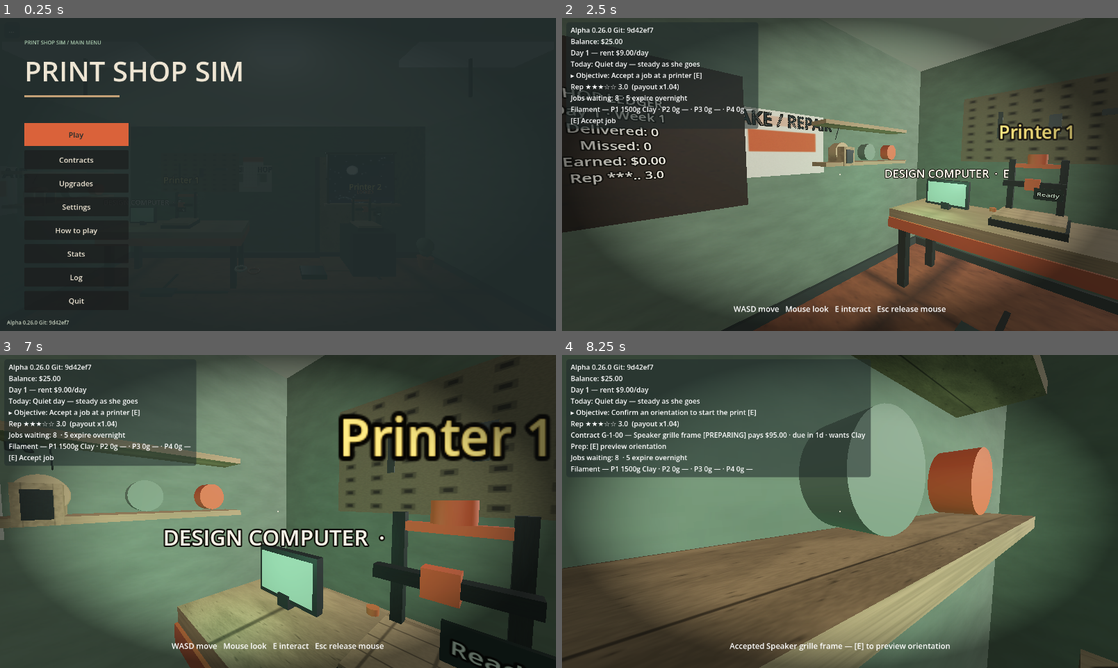
Above: before the commit, frames 1-4 (two rows, left to right).
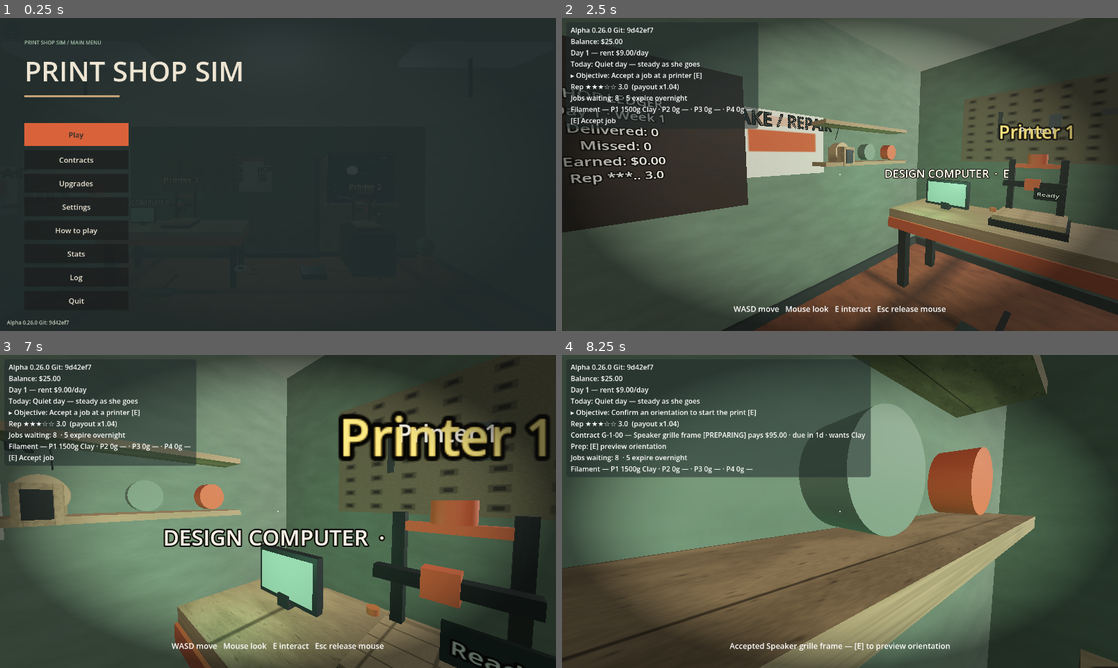
Above: after the commit, the same moments.

Repository: jiracipika/printshop-sim
Game: Godot game, scene res://scenes/Main.tscn
Two runs of this game, one before a commit and one after it. Both use one fixed random seed, a clock stepped at 60 frames per second and the inputs below.
Inputs (mouse positions are in pixels of both pictures, inside the frame that each line leads up to):
- Up to frame 1 (0.25 s): no input
- Up to frame 2 (2.5 s): click "Play" at 0.5 s; tap Enter at 1.25 s; move the mouse to (962, 158) at 1.27 s; hold D (move_right) 1.28-2.03 s; tap E (interact) at 1.35 s; click (962, 158) at 1.42 s; tap Space at 2 s; move the mouse to (812, 174) at 2.02 s; hold W (move_forward) from 2.03 s (still down); tap 1 at 2.1 s
- Up to frame 3 (7 s): move the mouse to (289, 505) at 2.77 s; tap 2 at 2.85 s; tap Enter at 3.5, 5 s; move the mouse to (272, 517) at 3.52 s; tap 3 at 3.6 s; click (272, 517) at 3.67 s; tap Space at 4.25, 5.75 s; move the mouse to (316, 514) at 4.27 s; tap 4 at 4.35 s; move the mouse to (233, 508) at 5.02 s; tap 5 at 5.1 s; move the mouse to (283, 511) at 5.77 s; tap 6 at 5.85 s; click (283, 511) at 5.92 s; move the mouse to (255, 505) at 6.52 s; release W (move_forward) at 6.53 s; hold D (move_right) from 6.53 s (still down); tap 7 at 6.6 s
- Up to frame 4 (8.25 s): move the mouse to (867, 511) at 7.27 s; release D (move_right) at 7.28 s; hold W (move_forward) from 7.28 s (still down); tap E (interact) at 7.35 s; move the mouse to (812, 511) at 8.02 s; tap 1 at 8.1 s; click (812, 511) at 8.17 s

The runs differ from the first frame. In frame 2, less than 0.1% of the frame differs, in the area x 82-89%, y 34-38%; in frame 3, 0.3%, in the area x 71-89%, y 22-28%; in frame 4, nothing differs.

Commit message:
fix: subagent audit — cable-ring height floor, printer name label
Dispatched error-hunt over ShopArt/Printer/PrintVisual/PackingStation/
TouchControls/DebugPanel/DesignStudio/MainMenu. Two real bugs:
- Cable ring template height 12 mm sat below the 20 mm normalize floor
  (same class as the plant-marker bug; the earlier regression only
  guarded width/depth — now also height).
- Printer.set_display_name scavenged the first non-lock Label3D and bound
  the name to the front LCD, which set_status clobbered on the next
  visual update — the Pro machine was never marked in-world. The name now
  owns a dedicated billboard label.

Six files verified clean. +3 regression checks; 39 suites green.

Diff:
--- a/scripts/DesignStudio.gd
+++ b/scripts/DesignStudio.gd
@@ -363,7 +363,7 @@
 		"Cable ring":
 			_design.width_mm = 46.0
 			_design.depth_mm = 46.0
-			_design.height_mm = 12.0
+			_design.height_mm = 20.0
 		"Storage block":
 			_design.width_mm = 88.0
 			_design.depth_mm = 62.0
--- a/scripts/Printer.gd
+++ b/scripts/Printer.gd
@@ -217,12 +217,18 @@
 	_coil.scale = Vector3(1.0, clampf(frac, 0.02, 1.0), 1.0)
 	_coil.visible = frac > 0.02
 
-## Main sets the display name ("Printer 1" / "Printer 2 — PRO").
+## Main sets the display name ("Printer 1" / "Printer 2 — PRO"). The name
+## gets its own billboard label above the machine — the front LCD is owned
+## by set_status and would clobber the name on the next visual update.
 func set_display_name(text: String) -> void:
 	if _name_label == null:
-		for child in get_children():
-			if child is Label3D and child != _lock_label:
-				_name_label = child
-				break
-	if _name_label != null:
-		_name_label.text = text
+		_name_label = Label3D.new()
+		_name_label.font_size = 34
+		_name_label.pixel_size = 0.0022
+		_name_label.billboard = BaseMaterial3D.BILLBOARD_ENABLED
+		_name_label.modulate = Color("#EEE5D3")
+		_name_label.outline_modulate = Color("#202B2B")
+		_name_label.outline_size = 4
+		_name_label.position = Vector3(0, 0.86, 0)
+		add_child(_name_label)
+	_name_label.text = text
--- a/tests/art_pass_test.gd
+++ b/tests/art_pass_test.gd
@@ -95,6 +95,17 @@
 	p1.set_status("L10/40 25%")
 	_ok(p1._screen_label.text == "L10/40 25%", "LCD text updates")
 
+	# Regression: the display name owns a dedicated label. It used to be
+	# scavenged onto the LCD, where the per-frame set_status immediately
+	# clobbered "Printer 2 — PRO".
+	p1.set_display_name("Printer 1 — TEST")
+	p1.set_status("Ready")
+	main._update_print_visuals(0.016)
+	_ok(p1._name_label != null and p1._name_label != p1._screen_label
+		and str(p1._name_label.text) == "Printer 1 — TEST",
+		"display name keeps its own label across visual updates")
+	_ok(str(p1._screen_label.text) == "Ready", "LCD stays owned by set_status")
+
 	# Drive a real print and confirm the LCD mirrors progress.
 	ledger_setup(main)
 	main.paused = false
--- a/tests/v024_test.gd
+++ b/tests/v024_test.gd
@@ -64,13 +64,15 @@
 		"Phone stand template fills its starter dims")
 	# Every template's dims must survive normalize (regression: Plant marker
 	# shipped width 14, below the 24 mm floor, and renders/printing silently
-	# clamped it).
+	# clamped it; Cable ring later shipped height 12 below the 20 mm floor
+	# the same way).
 	var template_ok := true
 	for name in DesignStudio.SHAPES:
 		studio._select_template(name)
 		var d := DesignStudio.normalize(studio._design)
 		if absf(float(d.width_mm) - float(studio._design.width_mm)) > 0.01 \
-				or absf(float(d.depth_mm) - float(studio._design.depth_mm)) > 0.01:
+				or absf(float(d.depth_mm) - float(studio._design.depth_mm)) > 0.01 \
+				or absf(float(d.height_mm) - float(studio._design.height_mm)) > 0.01:
 			template_ok = false
 	_ok(template_ok, "every template's dims survive the normalize clamps")
 	studio.free()
